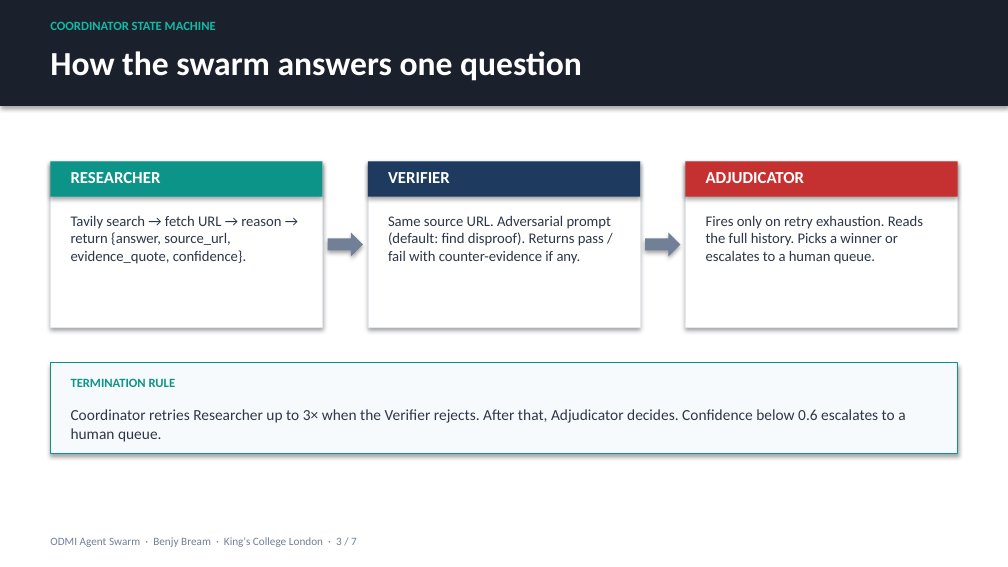
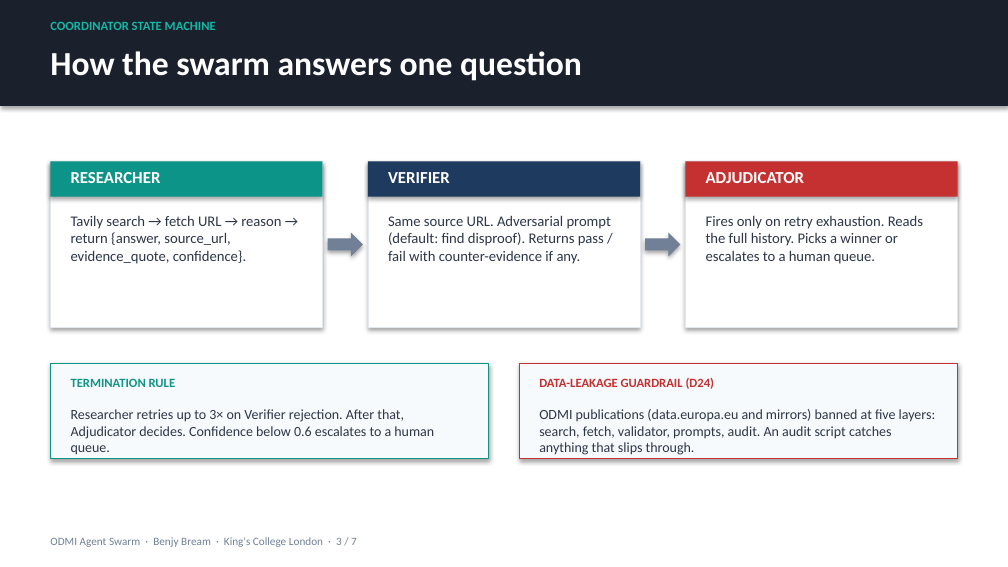
Before and after one commit to benjyb1/odmi-agent-swarm, a slide deck: slide 3 of docs/PROGRESS_SLIDES_2026-05-14.pptx. Drawn at 1008x567 pixels with LibreOffice and Linux fonts; fonts in the diff are those of the drawing. Boxes give left, top, right and bottom in pixels: in the first picture for what was removed or moved away, otherwise in the second. Text is boxed around its words. In the diff, an @@ line names an element or a change of style, - is before the commit and + after.

```diff
--- a/docs/PROGRESS_SLIDES_2026-05-14.pptx
+++ b/docs/PROGRESS_SLIDES_2026-05-14.pptx
@@ rectangle: place and size @@
-rectangle at box(50, 363, 958, 454)
+rectangle at box(50, 363, 489, 459)
@@ rectangle added at box(519, 363, 958, 459), fill #F7FAFC, outline #C53030 0.5 pt @@
@@ text added at box(539, 378, 715, 389), 9 pt, text #C53030, bold @@
+DATA-LEAKAGE GUARDRAIL (D24)
@@ text at box(71, 409, 434, 455): text changed; size 11 to 10 pt @@
-Coordinator retries Researcher up to 3× when the Verifier rejects. After that, Adjudicator decides. Confidence below 0.6 escalates to a human queue.
+Researcher retries up to 3× on Verifier rejection. After that, Adjudicator decides. Confidence below 0.6 escalates to a human queue.
@@ text added at box(539, 409, 936, 455), 10 pt, text #2D3748 @@
+ODMI publications (data.europa.eu and mirrors) banned at five layers: search, fetch, validator, prompts, audit. An audit script catches anything that slips through.
```
Also in this commit, not shown: 5 other files.
